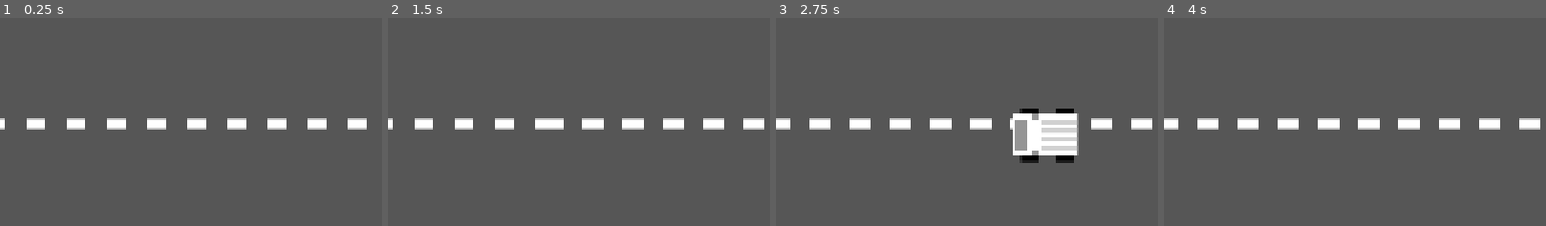
Above: before the commit, frames 1-4 (left to right).
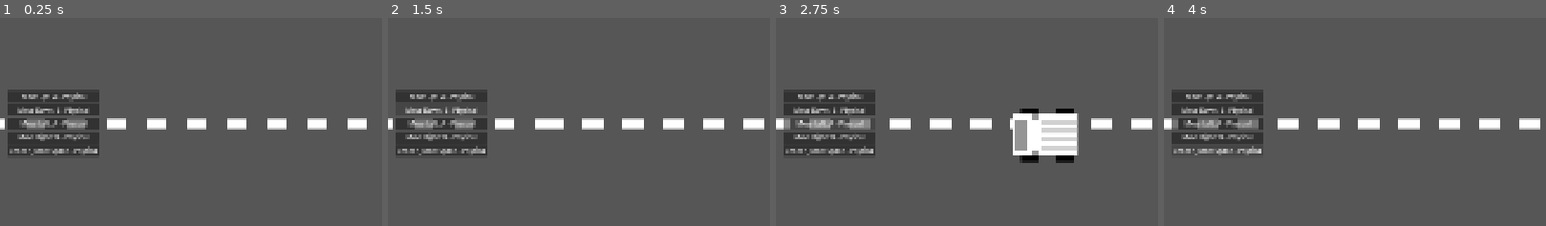
Above: after the commit, the same moments.

Repository: Yuna-Fr/AccessibilityGame
Game: Godot game, scene res://Scenes/Lvl_Circuit.tscn
Two runs of this game, one before a commit and one after it. Both use one fixed random seed, a clock stepped at 60 frames per second and the inputs below.
Inputs (mouse positions are % of the whole screen's width and height, from its top left):
- Up to frame 1 (0.25 s): no input
- Up to frame 2 (1.5 s): click (50, 43) at 0.5 s, where only the run after the commit has a clickable "Move Up: W - Physical"; click (50, 47) at 1.25 s, where only the run after the commit has a clickable "Move Down: S - Physical"
- Up to frame 3 (2.75 s): click (50, 50) at 2 s, where only the run after the commit has a clickable "Move Left: A - Physical"
- Up to frame 4 (4 s): click (50, 53) at 2.75 s, where only the run after the commit has a clickable "Move Right: D - Physical"; click (50, 56) at 3.5 s, where only the run after the commit has a clickable "Shoot / Jump: Space - Physical"
The pictures show only the part of the screen within x 43-93%, y 25-75%; the shares and areas given below are measured in that part.

The runs differ from the first frame. In frame 1, 5.8% of the frame differs, in the area x 2-26%, y 34-67%; in frame 2, 5.0%; in frame 3, 5.5%; in frame 4, 5.1%.

Commit message:
singletons (menu + music)

Diff:
--- /dev/null
+++ b/Scenes/GameSingletons.tscn
@@ -0,0 +1,61 @@
+[gd_scene format=3 uid="uid://4qfeel6lcbx6"]
+
+[ext_resource type="Script" path="res://Scripts/Managers/S_InputManager.gd" id="1_lbkkf"]
+[ext_resource type="AudioStream" uid="uid://d28fepqwharwc" path="res://Sound/Music/Music01.wav" id="2_brlci"]
+
+[node name="SINGLETONS" type="Node" unique_id=2117218218]
+
+[node name="MenuLayer" type="CanvasLayer" parent="." unique_id=937630570]
+
+[node name="Control" type="Control" parent="MenuLayer" unique_id=1018989807 node_paths=PackedStringArray("move_up_btn", "move_down_btn", "move_left_btn", "move_right_btn", "action_btn")]
+layout_mode = 3
+anchors_preset = 15
+anchor_right = 1.0
+anchor_bottom = 1.0
+grow_horizontal = 2
+grow_vertical = 2
+size_flags_horizontal = 3
+size_flags_vertical = 3
+script = ExtResource("1_lbkkf")
+move_up_btn = NodePath("CenterContainer/VBoxContainer/Button_Up")
+move_down_btn = NodePath("CenterContainer/VBoxContainer/Button_Down")
+move_left_btn = NodePath("CenterContainer/VBoxContainer/Button_Left")
+move_right_btn = NodePath("CenterContainer/VBoxContainer/Button_Right")
+action_btn = NodePath("CenterContainer/VBoxContainer/Button_Action")
+
+[node name="CenterContainer" type="CenterContainer" parent="MenuLayer/Control" unique_id=1498947903]
+layout_mode = 1
+anchors_preset = 15
+anchor_right = 1.0
+anchor_bottom = 1.0
+grow_horizontal = 2
+grow_vertical = 2
+
+[node name="VBoxContainer" type="VBoxContainer" parent="MenuLayer/Control/CenterContainer" unique_id=1546599481]
+layout_mode = 2
+
+[node name="Button_Up" type="Button" parent="MenuLayer/Control/CenterContainer/VBoxContainer" unique_id=224237000]
+layout_mode = 2
+text = "ggg"
+
+[node name="Button_Down" type="Button" parent="MenuLayer/Control/CenterContainer/VBoxContainer" unique_id=1639186652]
+layout_mode = 2
+text = "gggg"
+
+[node name="Button_Left" type="Button" parent="MenuLayer/Control/CenterContainer/VBoxContainer" unique_id=604346937]
+layout_mode = 2
+text = "ggg"
+
+[node name="Button_Right" type="Button" parent="MenuLayer/Control/CenterContainer/VBoxContainer" unique_id=2037441667]
+layout_mode = 2
+text = "gggg"
+
+[node name="Button_Action" type="Button" parent="MenuLayer/Control/CenterContainer/VBoxContainer" unique_id=398189520]
+layout_mode = 2
+text = "fgg"
+
+[node name="Music" type="AudioStreamPlayer" parent="." unique_id=1287726723]
+stream = ExtResource("2_brlci")
+volume_db = -8.0
+autoplay = true
+bus = &"Music"
--- a/Scenes/Lvl_Main.tscn
+++ b/Scenes/Lvl_Main.tscn
@@ -1,54 +1,7 @@
 [gd_scene format=3 uid="uid://cmgwi4v7lraen"]
 
-[ext_resource type="Script" uid="uid://f51qm3ejnsnl" path="res://Scripts/Managers/S_InputManager.gd" id="1_dn8kq"]
+[ext_resource type="PackedScene" uid="uid://4qfeel6lcbx6" path="res://Scenes/GameSingletons.tscn" id="1_t0sls"]
 
 [node name="Main" type="Node" unique_id=851250145]
 
-[node name="MenuLayer" type="CanvasLayer" parent="." unique_id=1383524908]
-
-[node name="Control" type="Control" parent="MenuLayer" unique_id=1809638006 node_paths=PackedStringArray("move_up_btn", "move_down_btn", "move_left_btn", "move_right_btn", "action_btn")]
-layout_mode = 3
-anchors_preset = 15
-anchor_right = 1.0
-anchor_bottom = 1.0
-grow_horizontal = 2
-grow_vertical = 2
-size_flags_horizontal = 3
-size_flags_vertical = 3
-script = ExtResource("1_dn8kq")
-move_up_btn = NodePath("CenterContainer/VBoxContainer/Button_Up")
-move_down_btn = NodePath("CenterContainer/VBoxContainer/Button_Down")
-move_left_btn = NodePath("CenterContainer/VBoxContainer/Button_Left")
-move_right_btn = NodePath("CenterContainer/VBoxContainer/Button_Right")
-action_btn = NodePath("CenterContainer/VBoxContainer/Button_Action")
-
-[node name="CenterContainer" type="CenterContainer" parent="MenuLayer/Control" unique_id=1982409438]
-layout_mode = 1
-anchors_preset = 15
-anchor_right = 1.0
-anchor_bottom = 1.0
-grow_horizontal = 2
-grow_vertical = 2
-
-[node name="VBoxContainer" type="VBoxContainer" parent="MenuLayer/Control/CenterContainer" unique_id=266023372]
-layout_mode = 2
-
-[node name="Button_Up" type="Button" parent="MenuLayer/Control/CenterContainer/VBoxContainer" unique_id=1196333855]
-layout_mode = 2
-text = "ggg"
-
-[node name="Button_Down" type="Button" parent="MenuLayer/Control/CenterContainer/VBoxContainer" unique_id=1750421717]
-layout_mode = 2
-text = "gggg"
-
-[node name="Button_Left" type="Button" parent="MenuLayer/Control/CenterContainer/VBoxContainer" unique_id=812200971]
-layout_mode = 2
-text = "ggg"
-
-[node name="Button_Right" type="Button" parent="MenuLayer/Control/CenterContainer/VBoxContainer" unique_id=806511399]
-layout_mode = 2
-text = "gggg"
-
-[node name="Button_Action" type="Button" parent="MenuLayer/Control/CenterContainer/VBoxContainer" unique_id=1908981265]
-layout_mode = 2
-text = "fgg"
+[node name="MenuLayer" parent="." unique_id=937630570 instance=ExtResource("1_t0sls")]
--- a/project.godot
+++ b/project.godot
@@ -18,6 +18,7 @@
 [autoload]
 
 GameManager="*uid://dexxyfu6ae6js"
+GameSingletons="*uid://4qfeel6lcbx6"
 
 [display]
 
